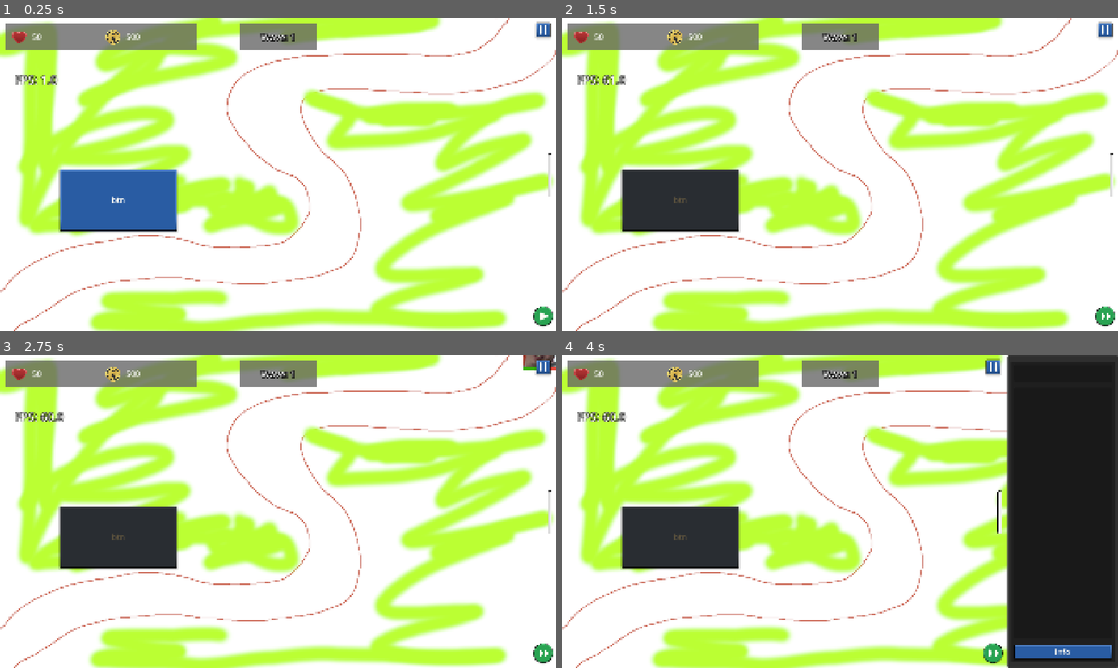
Above: before the commit, frames 1-4 (two rows, left to right).
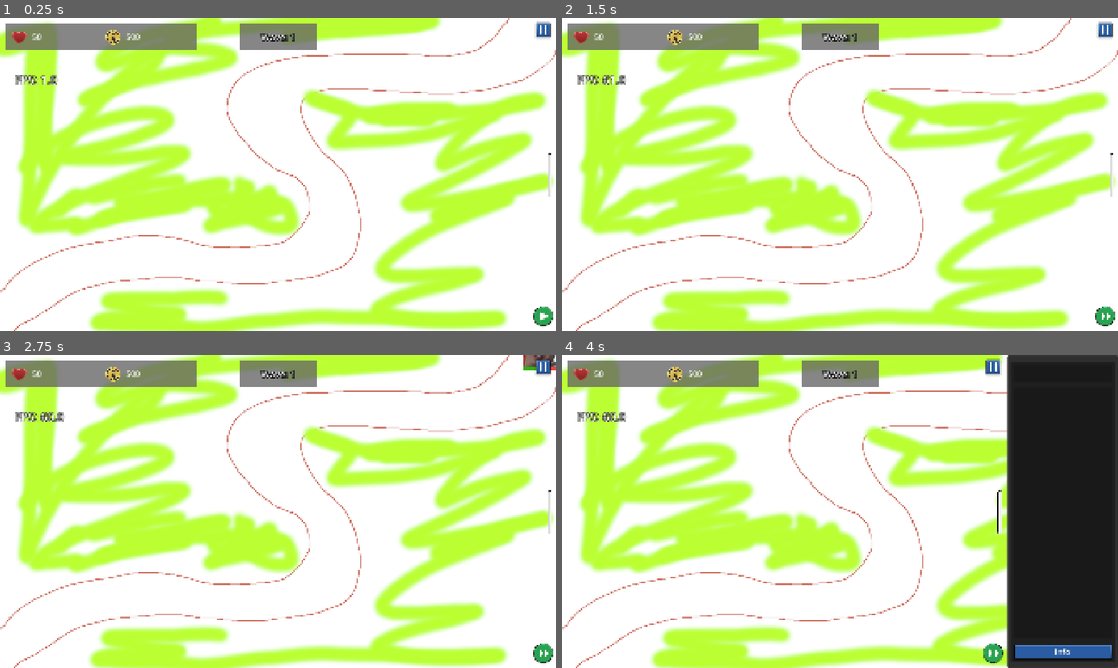
Above: after the commit, the same moments.

Repository: AstroFP/BrainRot-Tower-Defense
Game: Godot game, scene res://scenes/levels/test_level.tscn
Same seed, same stepped clock (60 frames per second), same inputs: the game is played once before the commit and once after it.
Inputs (mouse positions are in pixels of both pictures, inside the frame that each line leads up to):
- Up to frame 1 (0.25 s): no input
- Up to frame 2 (1.5 s): click (678, 199) at 0.52 s; click (1106, 315) at 1.25 s
- Up to frame 3 (2.75 s): click (544, 652) at 2 s
- Up to frame 4 (4 s): click (1106, 652) at 2.75 s; click (1112, 511) at 3.5 s

The runs differ from the first frame. In frame 1, 4.4% of the frame differs, in the area x 10-33%, y 48-69%; in frame 2, 4.4%; in frame 3, 4.4%; in frame 4, 4.4%.

Commit message:
refactor: Remove unused files and obsolete code

Diff:
--- a/scenes/ui/ui.tscn
+++ b/scenes/ui/ui.tscn
@@ -59,8 +59,6 @@
 MarginContainer/constants/margin_top = 1
 PanelContainer/styles/panel = SubResource("StyleBoxFlat_mgwkc")
 
-[sub_resource type="StyleBoxEmpty" id="StyleBoxEmpty_y220t"]
-
 [sub_resource type="StyleBoxEmpty" id="StyleBoxEmpty_hl07w"]
 
 [sub_resource type="StyleBoxEmpty" id="StyleBoxEmpty_4kltc"]
@@ -713,21 +711,6 @@
 &"open": SubResource("Animation_swkix")
 }
 
-[sub_resource type="Theme" id="Theme_mgwkc"]
-resource_local_to_scene = true
-Button/styles/disabled = SubResource("StyleBoxFlat_ygedu")
-Button/styles/focus = SubResource("StyleBoxFlat_oopc8")
-Button/styles/hover = SubResource("StyleBoxFlat_ygedu")
-Button/styles/normal = SubResource("StyleBoxFlat_ygedu")
-Button/styles/pressed = SubResource("StyleBoxFlat_ygedu")
-Label/colors/font_color = Color(1, 0.988235, 0.960784, 1)
-Label/font_sizes/font_size = 28
-MarginContainer/constants/margin_bottom = 1
-MarginContainer/constants/margin_left = 1
-MarginContainer/constants/margin_right = 1
-MarginContainer/constants/margin_top = 1
-PanelContainer/styles/panel = SubResource("StyleBoxFlat_qmss2")
-
 [node name="UICanvas" type="CanvasLayer"]
 script = ExtResource("1_f5cxw")
 
@@ -805,17 +788,6 @@
 theme = SubResource("Theme_4w2x3")
 btn_style = ExtResource("15_n3vwu")
 btn_icon = ExtResource("5_0i47d")
-
-[node name="PauseBtn-old" type="Button" parent="UIContainer/UI/TowerBuyMenuWrapper/RightMenuBtnContainer"]
-visible = false
-custom_minimum_size = Vector2(70, 70)
-layout_mode = 2
-size_flags_horizontal = 4
-size_flags_vertical = 0
-theme_override_styles/focus = SubResource("StyleBoxEmpty_y220t")
-flat = true
-icon_alignment = 1
-expand_icon = true
 
 [node name="ToggleTowerBuyMenuBtn" type="Button" parent="UIContainer/UI/TowerBuyMenuWrapper/RightMenuBtnContainer"]
 custom_minimum_size = Vector2(45, 150)
@@ -1158,15 +1130,6 @@
 theme_override_font_sizes/font_size = 32
 text = "Wave: "
 
-[node name="UIButton" parent="." instance=ExtResource("14_hc5d0")]
-offset_left = 205.0
-offset_top = 521.0
-offset_right = 611.0
-offset_bottom = 734.0
-theme = SubResource("Theme_mgwkc")
-btn_style = ExtResource("15_n3vwu")
-btn_text = "btn"
-
 [connection signal="pressed" from="UIContainer/UI/TowerBuyMenuWrapper/RightMenuBtnContainer/PauseBtn" to="." method="_on_pause_btn_pressed"]
 [connection signal="pressed" from="UIContainer/UI/TowerBuyMenuWrapper/RightMenuBtnContainer/ToggleTowerBuyMenuBtn" to="UIContainer/UI/TowerBuyMenuWrapper" method="_on_toggle_tower_buy_menu_btn_pressed"]
 [connection signal="pressed" from="UIContainer/UI/TowerBuyMenuWrapper/RightMenuBtnContainer/PlayBtn" to="." method="_on_play_btn_pressed"]
--- a/scripts/buy_menu_manager.gd
+++ b/scripts/buy_menu_manager.gd
@@ -58,10 +58,6 @@
 
 		if tower_buy_menu.visible:
 			buy_menu_animation_player.play("close")
-		#tower_buy_menu.visible = false
-
-		#if playable_area.get_global_rect().has_point(pos) && !tower_buy_menu.get_global_rect().has_point(pos) && !toggle_tower_buy_menu_btn.get_global_rect().has_point(pos) && !pause_btn.get_global_rect().has_point(pos) && !play_btn.get_global_rect().has_point(pos):
-			#tower_buy_menu.visible = false
 
 
 func _on_buy_tower_button_pressed(tower:TowerStats, banner: TowerBuyBanner):
@@ -84,9 +80,7 @@
 func _on_toggle_tower_buy_menu_btn_pressed():
 	if tower_buy_menu.visible:
 		buy_menu_animation_player.play("close")
-		#tower_buy_menu.visible = false
 	else:
-		#tower_buy_menu.visible= true
 		buy_menu_animation_player.play("open")
 
 
Binary file removed: assets/sprites/ui/fast_forward_btn.png
Not shown, removed: assets/sprites/ui/fast_forward_btn.png.import
Binary file removed: assets/sprites/ui/play_btn.png
Not shown, removed: assets/sprites/ui/play_btn.png.import
Not shown: 1 places in scenes/ui/ui.tscn that only renumber resources
